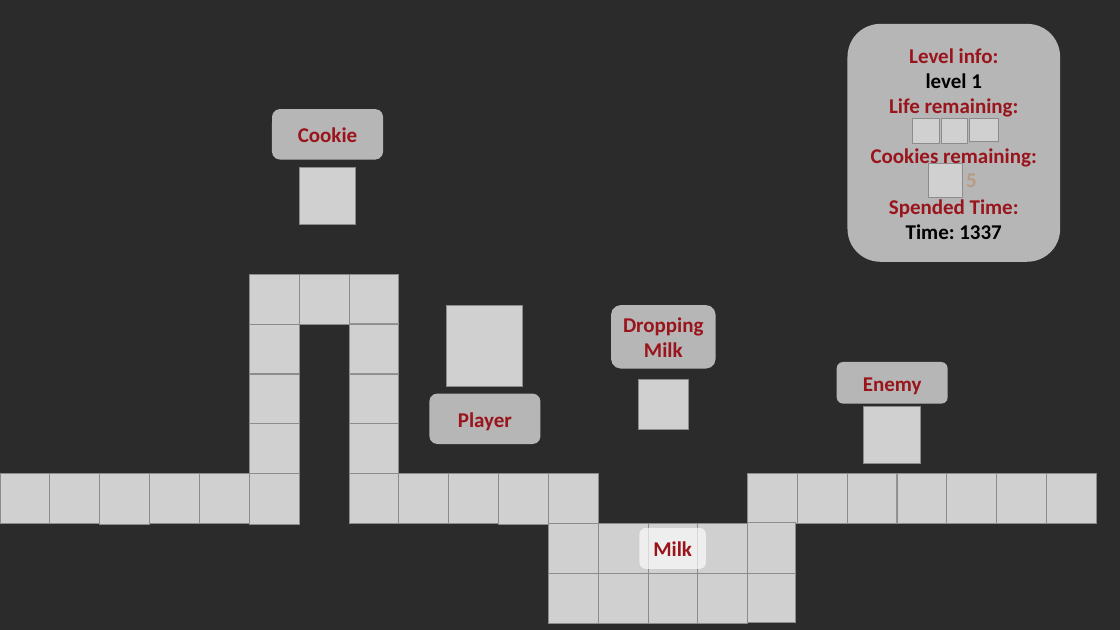
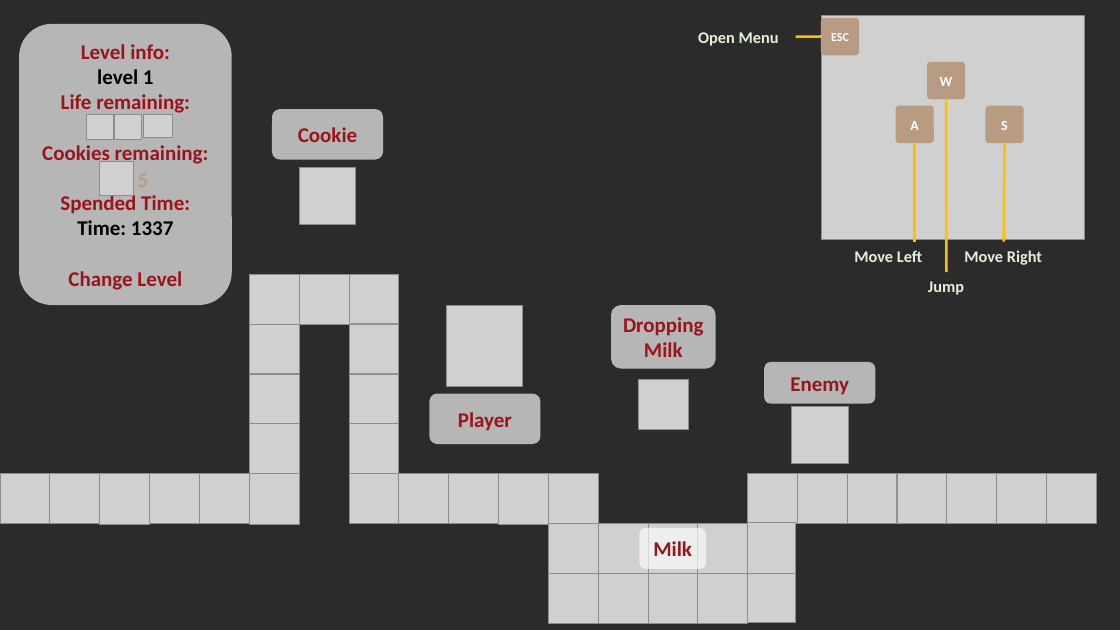
Before and after one commit to Schwidder/team_adventure, a slide deck: slide 2 of Pitch + Controls.pptx. Drawn at 1120x630 pixels with LibreOffice and Linux fonts; fonts in the diff are those of the drawing; grey boxes stand for pictures; background and template pictures are left out; a plain dark background stands for a picture behind light text. Boxes give left, top, right and bottom in pixels: in the first picture for what was removed or moved away, otherwise in the second. Text is boxed around its words. In the diff, an @@ line names an element or a change of style, - is before the commit and + after.

```diff
--- a/Pitch + Controls.pptx
+++ b/Pitch + Controls.pptx
@@ rounded rectangle "Level info: level 1": place and size @@
-rounded rectangle "Level info: level 1" at [848,24,1060,261]
+rounded rectangle "Level info: level 1" at [19,24,232,305]
@@ 3 pictures: place and size @@
-3 pictures at [912,118,999,144]
+3 pictures at [87,114,172,139]
@@ group added at [698,15,1085,295]: 4 rounded rectangles, 4 lines, 4 texts, 1 picture @@
+ESC
+W
+A
+S
+Open Menu
+Move Left
+Move Right
+Jump
@@ picture: place and size @@
-picture at [929,164,964,198]
+picture at [99,161,134,196]
@@ text "5": place and size @@
-text "5" at [958,163,990,197]
+text "5" at [129,163,161,197]
@@ text in rounded rectangle at [68,271,182,290]: paragraph added @@
+Change Level
@@ rounded rectangle "Enemy": place and size @@
-rounded rectangle "Enemy" at [837,362,948,404]
+rounded rectangle "Enemy" at [765,362,875,404]
@@ picture: place and size @@
-picture at [864,407,920,463]
+picture at [791,407,848,463]
```
Also in this commit, not shown: 3 other files.
